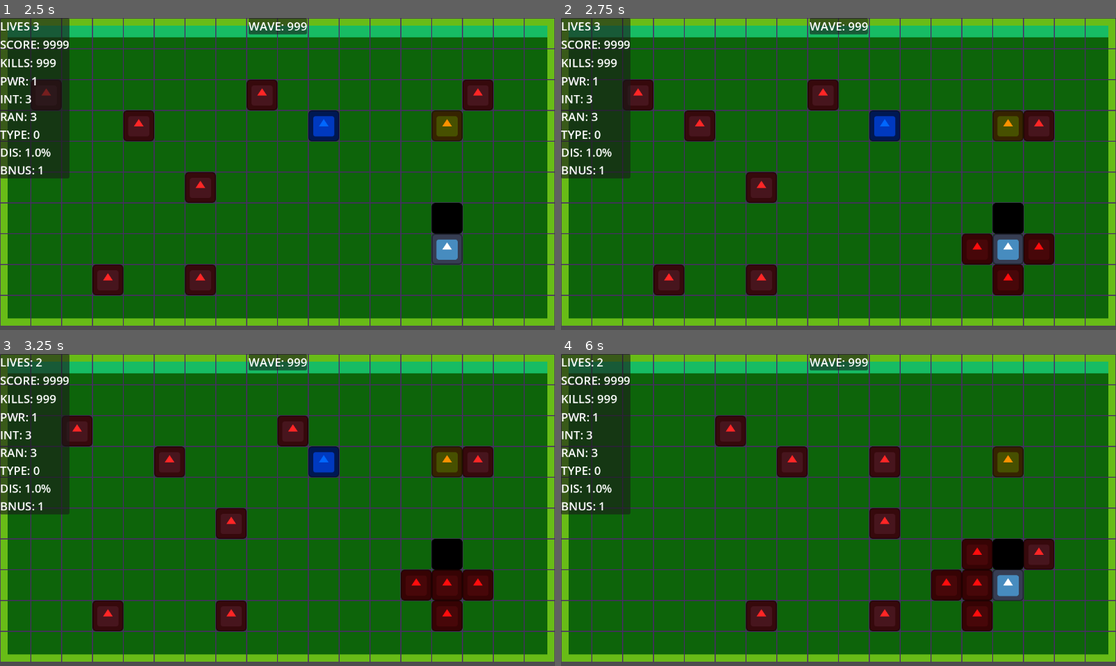
Above: before the commit, frames 1-4 (two rows, left to right).
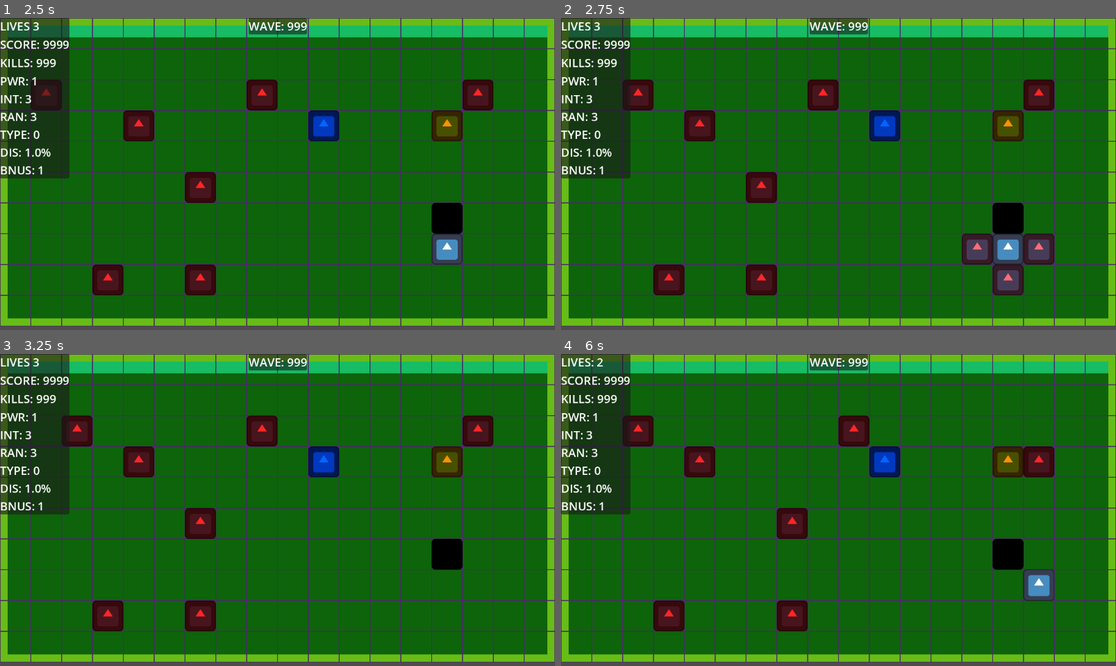
Above: after the commit, the same moments.

Repository: ZayLong/cross-explosion
Game: Godot game, scene res://main.tscn
The game is run twice, just before and just after one commit, with the same random seed, the same clock (stepped at 60 frames per second) and the same inputs. The engine's default icon, where the game draws it, is replaced by a stand-in: a white triangle on a blue panel in a dark square.
Inputs:
- Up to frame 1 (2.5 s): tap Enter at 0.5 s; hold Right (ui_right) 0.53-1.28 s; hold Down (ui_down) 1.28-2.03 s; hold Right (ui_right) from 2.03 s (still down)
- Up to frame 2 (2.75 s): keep holding Right (ui_right)
- Up to frame 3 (3.25 s): release Right (ui_right) at 2.78 s; hold Up (ui_up) from 2.78 s (still down)
- Up to frame 4 (6 s): release Up (ui_up) at 3.53 s; hold Left (ui_left) 3.53-5.03 s; hold Down (ui_down) 5.03-5.78 s; hold Right (ui_right) from 5.78 s (still down)

Frame 1 is identical in both runs. In frame 2, 2.5% of the frame differs, in the area x 72-89%, y 19-89%; in frame 3, 7.6%; in frame 4, 11%, in the area x 11-89%, y 19-89%.

Commit message:
fix emergency enemy movement, lives, etc.

Diff:
--- /dev/null
+++ b/async_func.gd
@@ -0,0 +1,25 @@
+extends Node
+## just an example of how it could work...
+signal _async_test_completed # Step 1: define a signal
+func _async_test() -> void:
+	var has_emitted:bool = false # Step 2: track if we have emitted before we've reached the end of the function
+	# Add logic as usual...
+	for n in 100:
+		print(n)
+
+		## Step 3: Add condition to finish co-routine
+		if n == 99:
+			## Simulate long running process that we want to wait for...
+			get_tree().create_timer(1).timeout.connect(
+			func():
+				_async_test_completed.emit() ## Step 4: Call the emit
+				has_emitted = true
+			)
+			#_async_test_completed.emit()
+			#has_emitted = true
+		pass
+	print("AWAITING")
+	# We only want to await if we've reached the end of the function BEFORE our logic has finished processing.
+	if has_emitted == false: await _async_test_completed ## Step 5: at the end of the method, conditionally await the emit
+	print("PASSED")
+	pass
--- a/enemy_node_2d.gd
+++ b/enemy_node_2d.gd
@@ -12,14 +12,8 @@
 var allowed_moves:int = 1 ## How many squares are we allowed to move towards the player
 
 func _ready() -> void:
-	_spawn_position()
 	add_to_group(&"GridNodes")
 	add_to_group(&"Enemies")
-
-
-func _spawn_position() -> void:
-	#global_position = Vector2(5,5) * 64
-	pass
 
 
 func _movement_tween() -> void:
--- a/enemy_spawner.gd
+++ b/enemy_spawner.gd
@@ -1,7 +1,7 @@
 class_name EntitySpawner extends Node2D
 
 signal request_spawn
-signal update_virtual_tile_map(cell:Vector2i, prop:String, data:Variant)
+signal update_virtual_tile_map(cell:Vector2i, props:Array[String], data_set:Array[Variant])
 # Parameters
 @export var spawn_scene: PackedScene
 @export var max_spawn: int = 10
@@ -63,7 +63,9 @@
 	var i:Node2D = spawn_scene.instantiate()
 	add_child(i)
 	i.position = virtual_tile_map[spawn_map_position].local + Vector2(-32,-32)
-	update_virtual_tile_map.emit(spawn_map_position, "grid_node",i)
+	var props:Array[String] = ["is_enemy", "grid_node"]
+	var data_set:Array[Variant] = [true, i]
+	update_virtual_tile_map.emit(spawn_map_position, props, data_set)
 	i.tree_exited.connect(_on_instance_freed)
 	active_instances += 1
 	instance_pool -= 1
--- a/explosion_node_2d.tscn
+++ b/explosion_node_2d.tscn
@@ -7,6 +7,6 @@
 script = ExtResource("1_vtc6r")
 
 [node name="Sprite2D" type="Sprite2D" parent="."]
-self_modulate = Color(1, 0.05, 0.05, 1)
+self_modulate = Color(1, 0.426822, 0.462512, 1)
 scale = Vector2(0.5, 0.5)
 texture = ExtResource("1_pvutv")
--- a/main.tscn
+++ b/main.tscn
@@ -431,7 +431,7 @@
 texture = ExtResource("2_nkf42")
 metadata/_edit_lock_ = true
 
-[node name="Node2D" type="Node2D" parent="TileMapLayer"]
+[node name="EnemySpawnerNode2D" type="Node2D" parent="TileMapLayer"]
 script = ExtResource("10_2rp63")
 spawn_scene = ExtResource("6_gc3m5")
 max_spawn = 7
--- a/player_node.gd
+++ b/player_node.gd
@@ -26,7 +26,6 @@
 	if _new_position == position:
 		is_moving = false
 		return
-	print(_new_position)
 	position = _new_position
 	await _movement_tween()
 
--- a/tile_map_layer.gd
+++ b/tile_map_layer.gd
@@ -19,7 +19,7 @@
 var current_wave:int = 1
 var kill_count:int = 0
 var grid_nodes:Dictionary
-var virtual_tile_map:Dictionary
+var virtual_tile_map:Dictionary[Vector2i,VirtualTile]
 
 var astar_grid:AStarGrid2D = AStarGrid2D.new()
 var enemy_count:int = 5
@@ -53,37 +53,27 @@
 func _ready() -> void:
 	var my_seed:int = "Godot Rocks".hash()
 	seed(my_seed)
-
+	var x:Node2D
 	for cell in self.get_used_cells():
-		virtual_tile_map[cell] = {
-			"grid_node": null,
-			"is_wall": self.get_cell_tile_data(cell).get_custom_data(&"is_wall"),
-			"is_hazardous": false,
-			"is_enemy": false,
-			"is_player": false,
-			"local": self.map_to_local(cell)
-		}
+		var virtual_tilemap:VirtualTile = VirtualTile.new(x, self.map_to_local(cell), self.get_cell_tile_data(cell).get_custom_data(&"is_wall"), false, false, false)
+		virtual_tile_map[cell] = virtual_tilemap
 	for child in get_children():
 		if child.is_in_group(&"GridNodes"):
-
 			var map_pos:Vector2i = self.local_to_map(child.position)
+			child.position = virtual_tile_map[map_pos].local
+			virtual_tile_map[map_pos].grid_node = child
 			if child.is_in_group(&"Walls"): virtual_tile_map[map_pos].is_wall = true
-			if child.is_in_group(&"Hazards"): virtual_tile_map[map_pos].is_hazardous = true
-			child.position = virtual_tile_map[map_pos].local
+			if child.is_in_group(&"Hazards"): virtual_tile_map[map_pos].is_hazard = true
+			if child.is_in_group(&"Enemies"): virtual_tile_map[map_pos].is_enemy = true
 			if child.is_in_group(&"Player"):
-				#virtual_tile_map[map_pos].is_player = true
+				virtual_tile_map[map_pos].is_player = true
 				child.request_move.connect(_on_request_move.bind(child))
 				player_map_pos = map_pos
-				#map_pos = starting_position
-				#child.position = self.map_to_local(map_pos)
-			virtual_tile_map[map_pos].grid_node = child
 		if child is EntitySpawner:
 			child.request_spawn.connect(_on_request_spawn.bind(child))
 			child.update_virtual_tile_map.connect(update_virtual_tile_map_entry)
 	player = get_tree().get_first_node_in_group(&"Player")
 	_astar_grid_setup()
-	#for n in enemy_count:
-		#_spawn_enemies()
 
 
 func _on_request_spawn(entity_spawner:EntitySpawner) -> void:
@@ -99,16 +89,19 @@
 	if virtual_tile_map.has(new_map_pos) == false: return
 	if virtual_tile_map[new_map_pos].is_wall: return
 	is_processing_turn = true
-	if virtual_tile_map[new_map_pos].is_hazardous:
-		_hurt_player()
+
 	await _node.on_move_response(virtual_tile_map[new_map_pos].local, _node)
+	if virtual_tile_map[new_map_pos].is_hazard || virtual_tile_map[new_map_pos].is_enemy:
+		player_map_pos = new_map_pos
+		await _hurt_player()
+		await get_tree().create_timer(0.5).timeout
 	move_virtual_tile_map_entry(player_map_pos, new_map_pos)
 	player_map_pos = new_map_pos
-
 	await _evaluate_explosion(new_map_pos)
+
 	if steps_per_turn <= 0:
 		_move_enemies()
-		steps_per_turn = 0
+		steps_per_turn = 2
 	else:
 		steps_per_turn -= 1
 	## Everyone has finished moving, now lets EXPLODE (maybe)
@@ -134,9 +127,11 @@
 			if _pattern == ExplosionPattern.PATCH: if (r + c) % 2 == 0: continue ## This makes a cool patchwork kind of pattern!
 			if _pattern == ExplosionPattern.CROSS: if cell.x != _center_coord.x && cell.y != _center_coord.y: continue ## This will make a cross pattern
 			if _pattern == ExplosionPattern.DIAMOND: if abs(r - ((_explosion_range - 1)/2)) + abs(c - ((_explosion_range - 1)/2)) > ((_explosion_range - 1)/2): continue ## this makes a diamond pattern!
-			_instance_explosion(cell)
-			_hurt_enemies(cell)
+			await _instance_explosion(cell)
+			await _hurt_enemies(cell)
 		if r == _explosion_range - 1:
+			await _instance_explosion(_center_coord)
+			await _hurt_enemies(_center_coord)
 			## Simulate some fancy explosion animation
 			get_tree().create_timer(0.15).timeout.connect(
 				func():
@@ -152,12 +147,12 @@
 func _hurt_enemies(cell:Vector2i) -> void:
 	if virtual_tile_map.has(cell) == false: return
 	if virtual_tile_map[cell].grid_node == null: return
-	if virtual_tile_map[cell].grid_node.is_in_group(&"Enemies") == false: return
+	if virtual_tile_map[cell].is_enemy == false: return
 	## await grid_node.hurt_animation
 	if virtual_tile_map[cell].grid_node.is_queued_for_deletion() == false:
 		virtual_tile_map[cell].grid_node.queue_free()
 		clear_virtual_tile_map_entry(cell)
-		_explode_enemies(cell)
+		await _explode_enemies(cell)
 	score += 1
 	kill_count += 1
 	update_score.emit(score)
@@ -185,11 +180,10 @@
 func _astar_update_solids() -> void:
 	for cell in self.get_used_cells():
 		var tile_data:TileData = self.get_cell_tile_data(cell)
-		#if _is_tile_valid(cell) == false: astar_grid.set_point_solid(cell, true)
 		if tile_data.get_custom_data('is_wall') == true: astar_grid.set_point_solid(cell, true)
 		if virtual_tile_map.has(cell):
 			if virtual_tile_map[cell].grid_node != null:
-				if virtual_tile_map[cell].grid_node.is_in_group(&"Walls"): astar_grid.set_point_solid(cell, true)
+				if virtual_tile_map[cell].is_wall: astar_grid.set_point_solid(cell, true)
 
 
 ## Enemies have x change of exploding, creating a chain reaction
@@ -226,7 +220,7 @@
 	enemies.sort_custom(_sort_by_real_distance) ## enemies move in the order of closest to farthest from the player
 
 	for enemy in enemies:
-		if enemy.is_queued_for_deletion():continue
+		if enemy == null:continue
 		var enemy_map_pos:Vector2i = self.local_to_map(enemy.position)
 		var movement_points = astar_grid.get_point_path(enemy_map_pos, player_map_pos)
 		if movement_points.size() < 2: continue
@@ -234,16 +228,14 @@
 
 		if virtual_tile_map.has(new_map_pos) == false: continue
 		if virtual_tile_map[new_map_pos].grid_node != null:
-			if virtual_tile_map[new_map_pos].grid_node.is_in_group(&"Enemies"):
-				continue
-		if virtual_tile_map[new_map_pos].is_wall: continue
-		if movement_points.size() > 1:
-			enemy.global_position = movement_points[1]
-		if virtual_tile_map[new_map_pos].grid_node == player:
-			_hurt_player()
+			if virtual_tile_map[new_map_pos].is_enemy: continue
+			if virtual_tile_map[new_map_pos].is_wall: continue
+		if movement_points.size() > 1: enemy.global_position = movement_points[1]
+		if virtual_tile_map[new_map_pos].is_player:
+			await _hurt_player()
 			continue
-		if virtual_tile_map[new_map_pos].is_hazardous: _hurt_enemies(enemy_map_pos)
-		if virtual_tile_map[new_map_pos].grid_node != player:
+		if virtual_tile_map[new_map_pos].is_hazard: _hurt_enemies(enemy_map_pos)
+		if virtual_tile_map[new_map_pos].is_player == false:
 			move_virtual_tile_map_entry(enemy_map_pos,new_map_pos)
 
 		await get_tree().create_timer(0.1).timeout
@@ -259,88 +251,44 @@
 	# some hurt feedback
 
 
-func _get_random_tile_away_from(target_pos: Vector2, min_distance:int = 8) -> Vector2:
-	var picked_tiles:Array[Vector2i] = []
-	var valid_tiles:Array[Vector2i] = []
-	for cell in self.get_used_cells():
-		if abs(cell.x - target_pos.x) + abs(cell.y - target_pos.y) >= min_distance:
-			picked_tiles.append(cell)
-
-	# Select a random tile from the valid tiles
-	for tile in picked_tiles:
-		if _is_tile_valid(tile) == false: continue
-		valid_tiles.append(tile)
-	if valid_tiles.size() > 0:
-		var index:int = randi() % valid_tiles.size()
-		var selected_tile:Vector2i = valid_tiles[index]
-		valid_tiles.pop_at(index)
-		return selected_tile
-	else:
-		return -Vector2i.ONE
-
-
-func _is_tile_valid(coord:Vector2i) -> bool:
-	if virtual_tile_map.has(coord) == false: return false
-	if virtual_tile_map[coord].grid_node != null: return false
-	if virtual_tile_map[coord].is_wall: return false
-	return true
-
-
-func _spawn_enemies() -> void:
-	if enemy_node.can_instantiate() == false: return
-	var player_map_position:Vector2i = self.local_to_map(player.position)
-	var spawn_map_position:Vector2i = _get_random_tile_away_from(player_map_position)
-	var i:Node2D = enemy_node.instantiate()
-	add_child(i)
-	i.position = self.map_to_local(spawn_map_position )+ Vector2(-32,-32)
-	virtual_tile_map[spawn_map_position].grid_node = i
-
-
-func update_virtual_tile_map_entry(cell:Vector2i, prop:String, data:Variant) -> void:
+func update_virtual_tile_map_entry(cell:Vector2i, props:Array[String], data_set:Array[Variant]) -> void:
 	if virtual_tile_map.has(cell) == false: return
-	virtual_tile_map[cell][prop] = data
+
+	if props.size() != data_set.size(): push_warning("update virtual_tilemap: props and data_set are different sizes.")
+	var iterate:int = 0
+	for prop in props:
+		virtual_tile_map[cell][prop] = data_set[iterate]
+		iterate += 1
+	#virtual_tile_map[cell][prop] = data
 	pass
 
 
 func clear_virtual_tile_map_entry(cell:Vector2i) -> void:
-	virtual_tile_map[cell] = {
-	"grid_node": null,
-	"is_wall": self.get_cell_tile_data(cell).get_custom_data(&"is_wall"),
-	"is_hazardous": false,
-	"is_enemy": false,
-	"is_player": false,
-	"local": self.map_to_local(cell)
-		}
+	var local:Vector2 = virtual_tile_map[cell].local
+	virtual_tile_map[cell] = VirtualTile.new()
+	virtual_tile_map[cell].local = local
 	pass
 
 
 func move_virtual_tile_map_entry(from:Vector2i, to:Vector2i) -> void:
-	var to_local:Vector2 = virtual_tile_map[to].local
-	virtual_tile_map[to] = virtual_tile_map[from].duplicate()
-	virtual_tile_map[to].local = to_local
+	for prop in virtual_tile_map[from].get_property_list():
+		if prop.name != "local":
+			virtual_tile_map[to].set(prop.name,virtual_tile_map[from].get(prop.name))
 	clear_virtual_tile_map_entry(from)
-## Example of an arbitrary await
-
-signal _async_test_completed # Step 1: define a signal
-func _async_test() -> void:
-	var has_emitted:bool = false # Step 2: track if we have emitted before we've reached the end of the function
-	# Add logic as usual...
-	for n in 100:
-		print(n)
-
-		## Step 3: Add condition to finish co-routine
-		if n == 99:
-			## Simulate long running process that we want to wait for...
-			get_tree().create_timer(1).timeout.connect(
-			func():
-				_async_test_completed.emit() ## Step 4: Call the emit
-				has_emitted = true
-			)
-			#_async_test_completed.emit()
-			#has_emitted = true
+
+
+class VirtualTile:
+	var grid_node:Node2D
+	var local:Vector2
+	var is_wall:bool
+	var is_hazard:bool
+	var is_enemy:bool
+	var is_player:bool
+	func _init(_grid_node:Node2D = null, _local:Vector2 = Vector2(0,0), _is_wall:bool = false, _is_hazard:bool = false, _is_enemy:bool = false, _is_player:bool = false):
+		grid_node = _grid_node
+		local = _local
+		is_wall = _is_wall
+		is_hazard = _is_hazard
+		is_enemy = _is_enemy
+		is_player = _is_player
 		pass
-	print("AWAITING")
-	# We only want to await if we've reached the end of the function BEFORE our logic has finished processing.
-	if has_emitted == false: await _async_test_completed ## Step 5: at the end of the method, conditionally await the emit
-	print("PASSED")
-	pass
